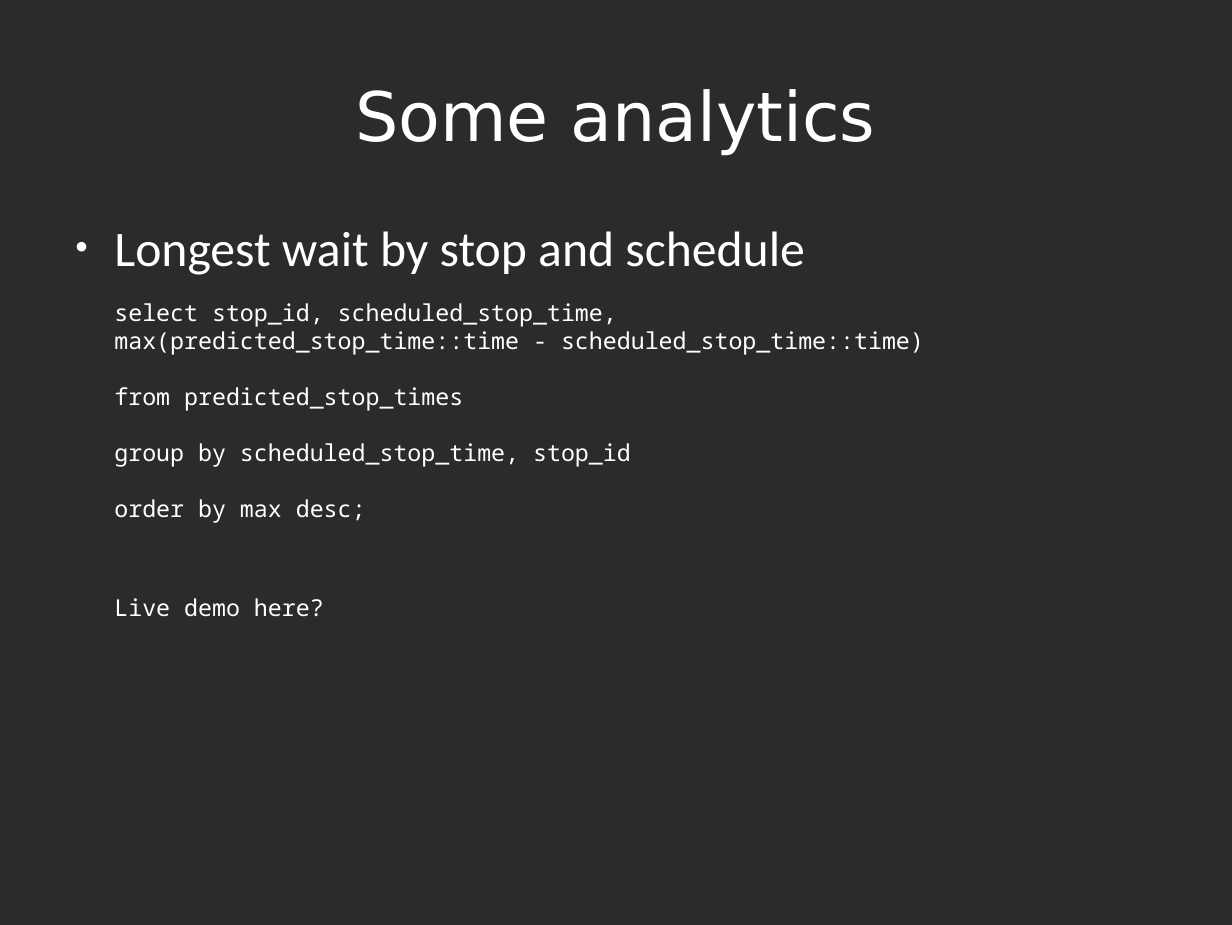
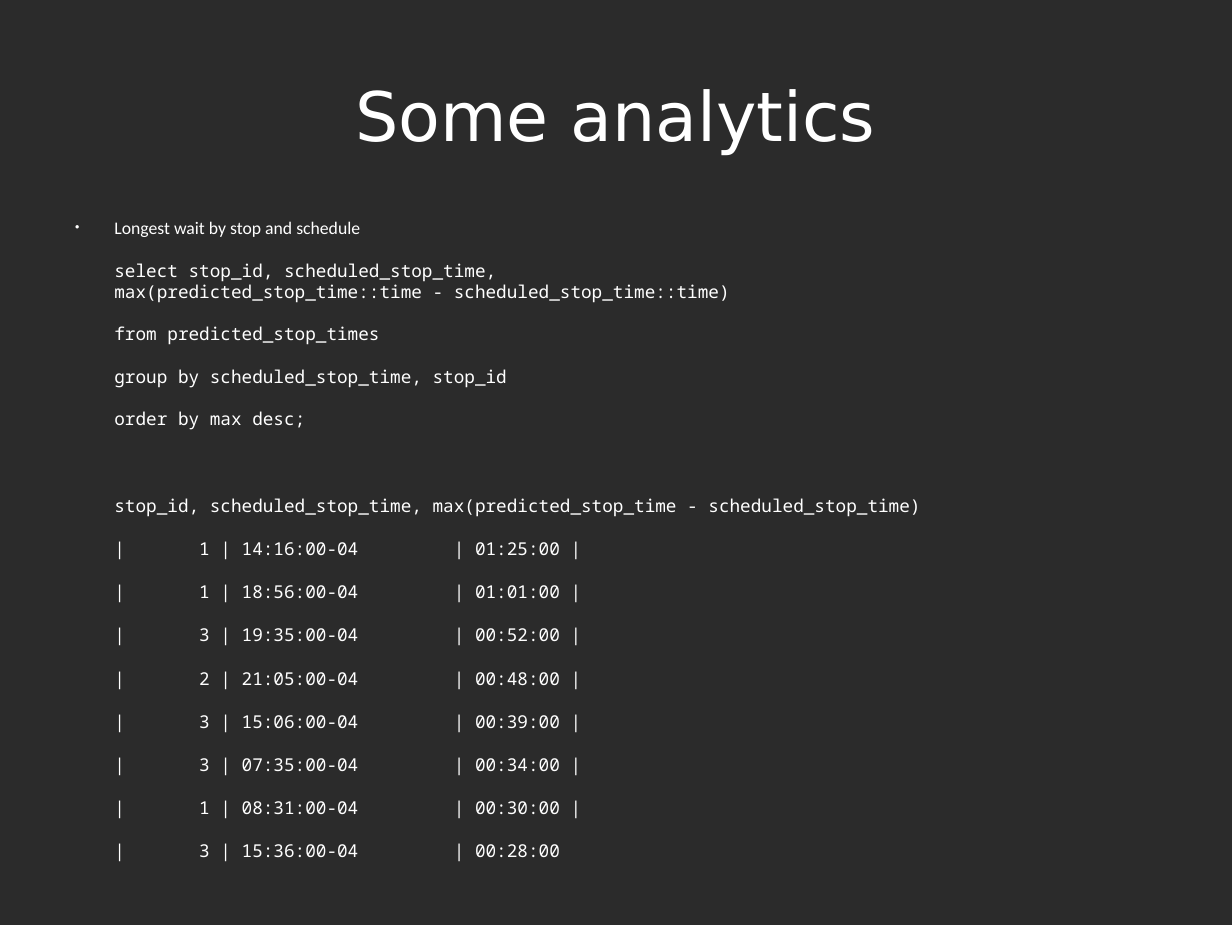
Before and after one commit to bormesh/buspebble, a slide deck: slide 40 of docs/pyohio talk.odp. Drawn at 1232x925 pixels with LibreOffice and Linux fonts; fonts in the diff are those of the drawing; background and template pictures are left out; a plain dark background stands for a picture behind light text. Boxes give left, top, right and bottom in pixels: in the first picture for what was removed or moved away, otherwise in the second. Text is boxed around its words. In the diff, an @@ line names an element or a change of style, - is before the commit and + after.

```diff
--- a/docs/pyohio talk.odp
+++ b/docs/pyohio talk.odp
@@ text at (x1=114, y1=221, x2=730, y2=430): size 32 to 11.4 pt in "Longest wait by stop and schedule"; size 15 to 11.4 pt in "select stop_id, scheduled_stop_time, max(predicted_stop_time ..." @@
@@ text at (x1=114, y1=498, x2=920, y2=857): text changed; size 15 to 11.4 pt @@
-Live demo here?
+stop_id, scheduled_stop_time, max(predicted_stop_time - scheduled_stop_time)
+| 1 | 14:16:00-04 | 01:25:00 |
+| 1 | 18:56:00-04 | 01:01:00 |
+| 3 | 19:35:00-04 | 00:52:00 |
+| 2 | 21:05:00-04 | 00:48:00 |
+| 3 | 15:06:00-04 | 00:39:00 |
+| 3 | 07:35:00-04 | 00:34:00 |
+| 1 | 08:31:00-04 | 00:30:00 |
+| 3 | 15:36:00-04 | 00:28:00
```
Also in this commit, not shown: 5 other slides changed, 2 other files.
